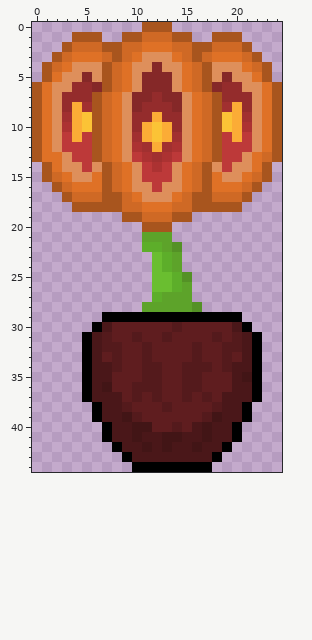
Two versions of one pixel-art sprite, assets/sprites/stuff4.png. This is how it looked before the edit.
The file is 25x45 pixels. Colours within 5 levels of each other are drawn and written as one.
The same view after the edit:
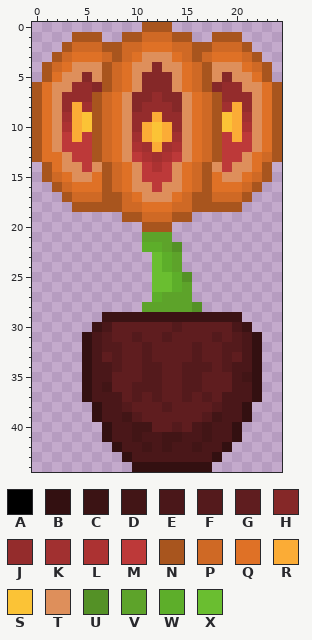
Palette (. is transparent): A #000000  B #331011  C #3b1314  D #421516  E #4a1719  F #541a1c  G #5f1d1f  H #852828  J #942c2c  K #a13030  L #ac3232  M #bd3939  N #a8551e  P #cf6925  Q #df7126  R #fbac36  S #fbc336  T #de8f5b  U #549126  V #5da32a  W #5dae2a  X #6abe30
The exact change:
The edit turns colour A into colour B in rows 31 to 37 at x 5 and 22; in rows 38 to 39 at x 6 and 21; in rows 40 to 41 at x 7 and 20; in row 42 at x 8 and 19; in row 43 at x 9 and 18; in row 44 at x 10 to 17.
The edit turns colour A into colour C in row 29 at x 7 to 20; in row 30 at x 6 and 21.
Pixel boxes of the changes (left, top, right, bottom) in both pictures:
changed: (82, 312, 262, 472)
